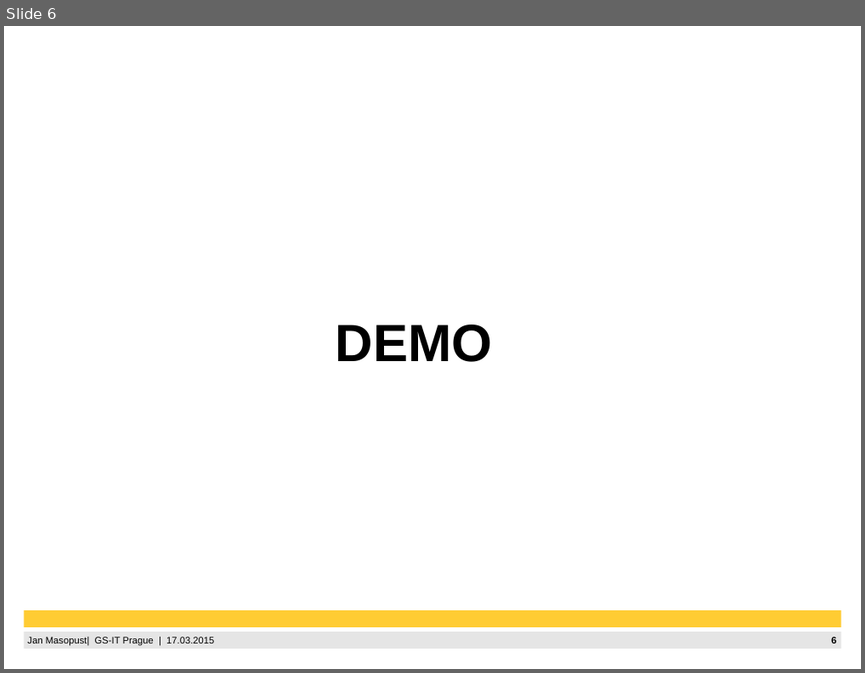
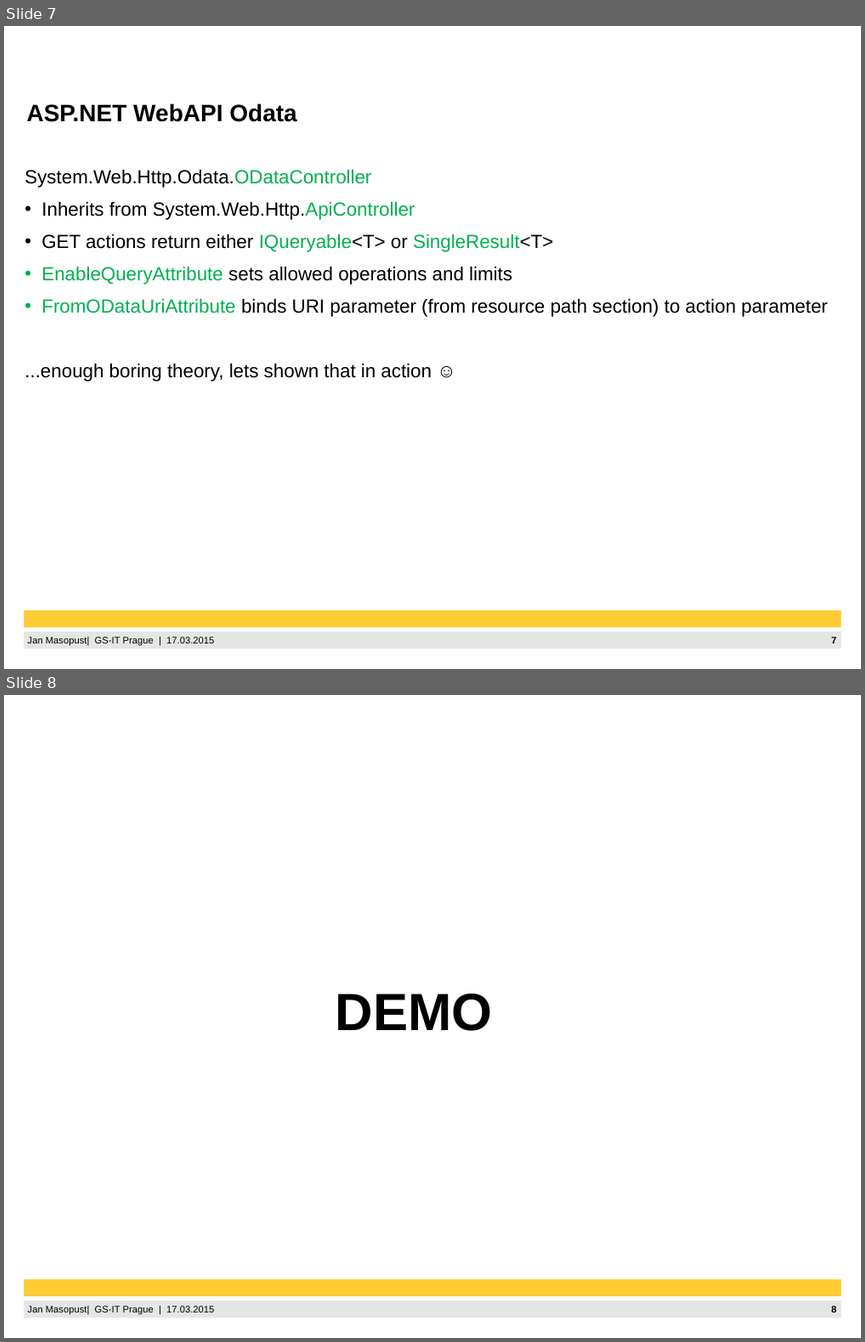
Before and after one commit to janmas/CobaSportsDemo, a slide deck: OData.pptx. Shown one above the other, each under a label of ours: slide 6 before the commit, slides 7 and 8 after it. The pictures are 865x673 and 865x1342 pixels, drawn with LibreOffice and Linux fonts; fonts in the diff are those of the drawing; background and template pictures are left out. Boxes give left, top, right and bottom in pixels: in the first picture for what was removed or moved away, otherwise in the second. Text is boxed around its words. In the diff, an @@ line names an element or a change of style, - is before the commit and + after.

```diff
--- a/OData.pptx
+++ b/OData.pptx
@@ slide 7 added at <box>4,26,861,669</box>, background #FFFFFF; not listed: 5 template elements that a slide beside it also shows @@
@@ title added at <box>27,103,296,122</box>, 20 pt, text #000000, bold @@
+ASP.NET WebAPI Odata
@@ text added at <box>24,169,828,381</box>, 16 pt, text #000000 @@
+System.Web.Http.Odata.ODataController
+• Inherits from System.Web.Http.ApiController
+• GET actions return either IQueryable<T> or SingleResult<T>
+• EnableQueryAttribute sets allowed operations and limits
+• FromODataUriAttribute binds URI parameter (from resource path section) to action parameter
+...enough boring theory, lets shown that in action ☺
@@ what was slide 6 is now slide 8 @@
```
Also in this commit, not shown: 5 slides changed, 2 other slides added.
